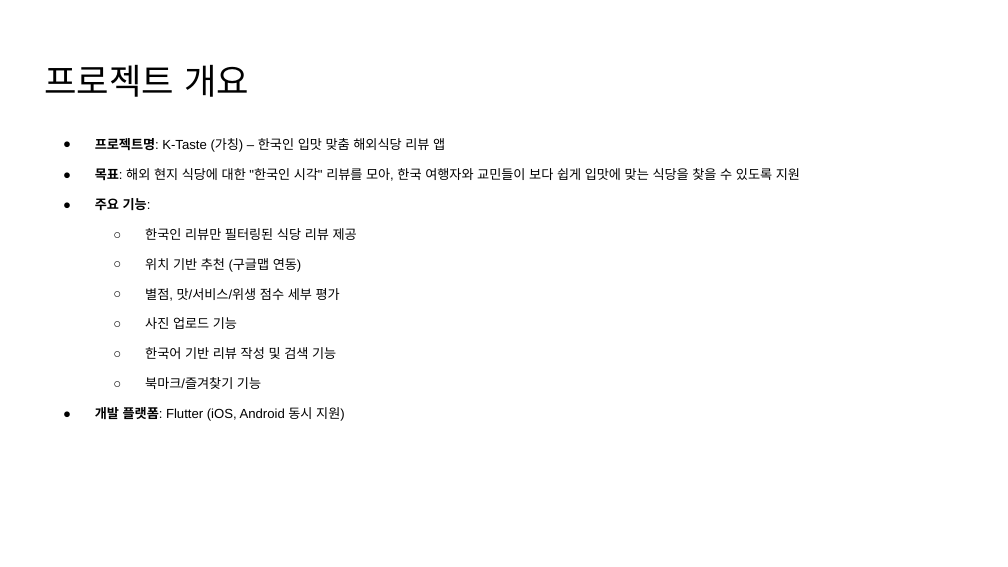
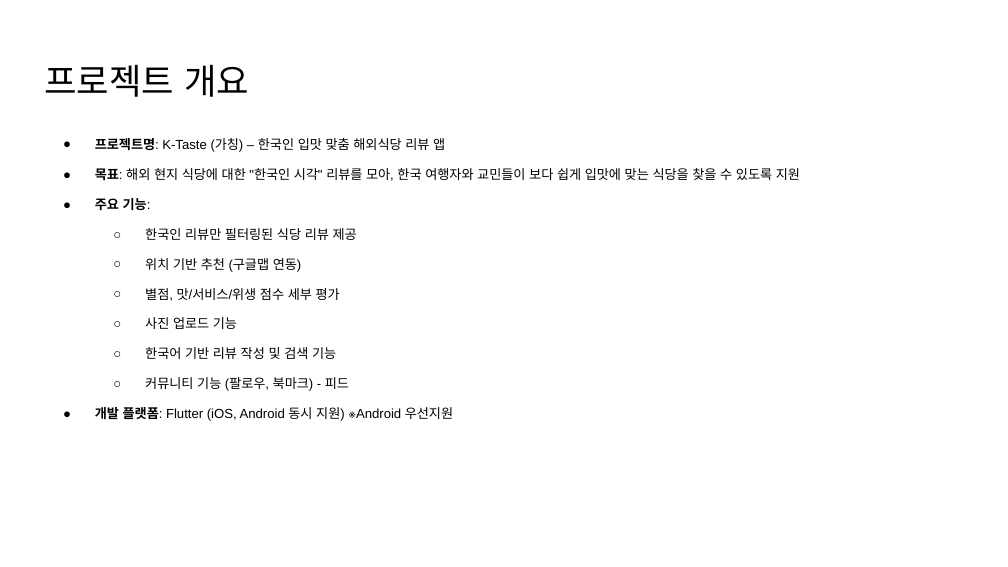
Before and after one commit to yurei55/TIL, a slide deck: slide 2 of K-Taste.pptx. Drawn at 1008x567 pixels with LibreOffice and Linux fonts; fonts in the diff are those of the drawing. Boxes give left, top, right and bottom in pixels: in the first picture for what was removed or moved away, otherwise in the second. Text is boxed around its words. In the diff, an @@ line names an element or a change of style, - is before the commit and + after.

```diff
--- a/K-Taste.pptx
+++ b/K-Taste.pptx
@@ text at (95, 377, 453, 421): text changed @@
-  ○ 북마크/즐겨찾기 기능
-● 개발 플랫폼: Flutter (iOS, Android 동시 지원)
+  ○ 커뮤니티 기능 (팔로우, 북마크) - 피드
+● 개발 플랫폼: Flutter (iOS, Android 동시 지원) ※Android 우선지원
```
Also in this commit, not shown: 3 other slides changed, 9 slides added, 1 slide removed.
